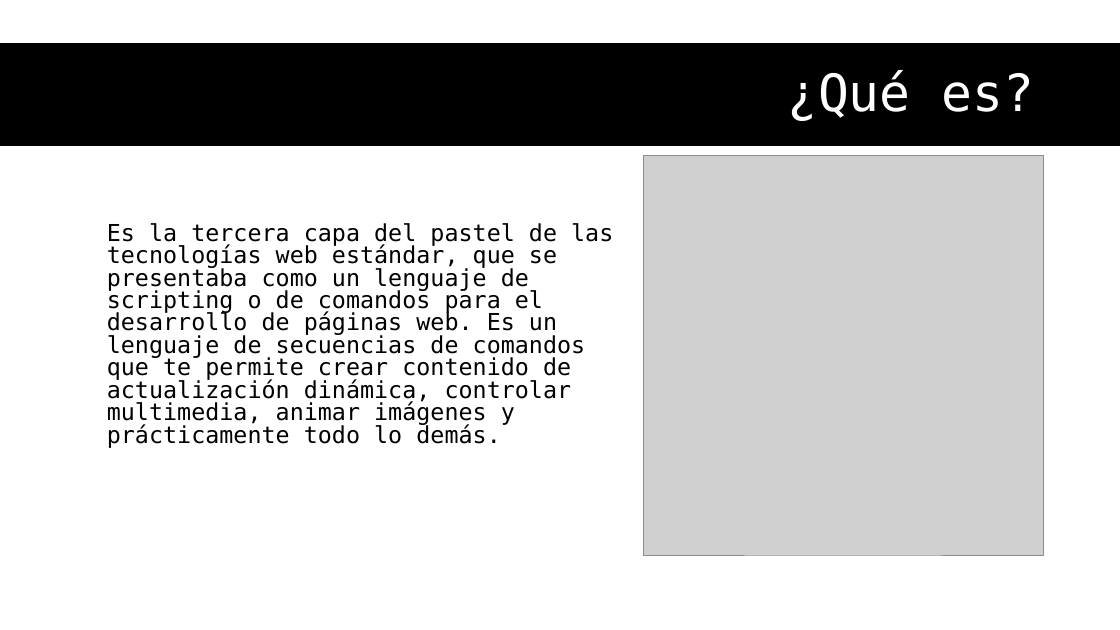
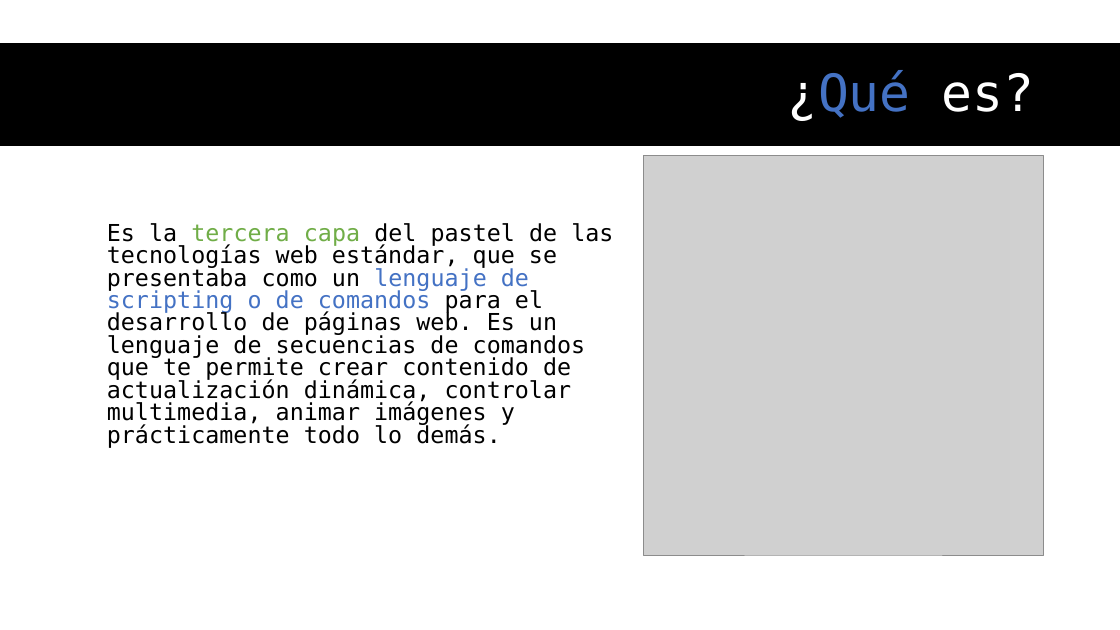
Before and after one commit to rSunset/Project-187949, a slide deck: slide 2 of Otros/JavaScript.pptx. Drawn at 1120x630 pixels with LibreOffice and Linux fonts; fonts in the diff are those of the drawing; grey boxes stand for pictures. Boxes give left, top, right and bottom in pixels: in the first picture for what was removed or moved away, otherwise in the second. Text is boxed around its words. In the diff, an @@ line names an element or a change of style, - is before the commit and + after.

```diff
--- a/Otros/JavaScript.pptx
+++ b/Otros/JavaScript.pptx
@@ title "¿Qué es?" at (x1=787, y1=70, x2=1035, y2=121): text colour #FFFFFF to #4472C4 in "¿Qué" @@
@@ text "Es la tercera capa del ..." at (x1=107, y1=223, x2=613, y2=448): text colour #000000 to #70AD47 in "tercera capa"; text colour #000000 to #4472C4 in "lenguaje de scripting o de comandos" @@
```
Also in this commit, not shown: 2 other slides changed, 2 slides added, 1 slide removed.
